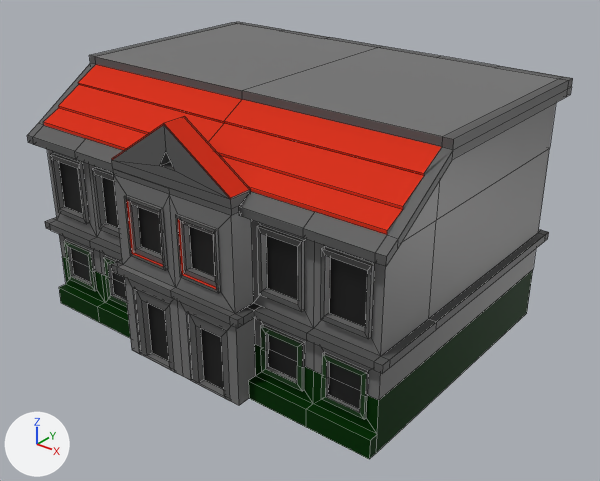
What one commit did to the Blender file Pertempuran Surabaya/Assets/Shape/Building/Rumah 3.blend.
The view is the same before and after, from a camera (50 mm lens) standing at (20.6, -25.3, 19.1) and looking at (0.9, -0.7, 3.8). The axes (+X, +Y, +Z) are drawn at lower left. The lights are the same throughout. Mesh edges are drawn as thin lines.
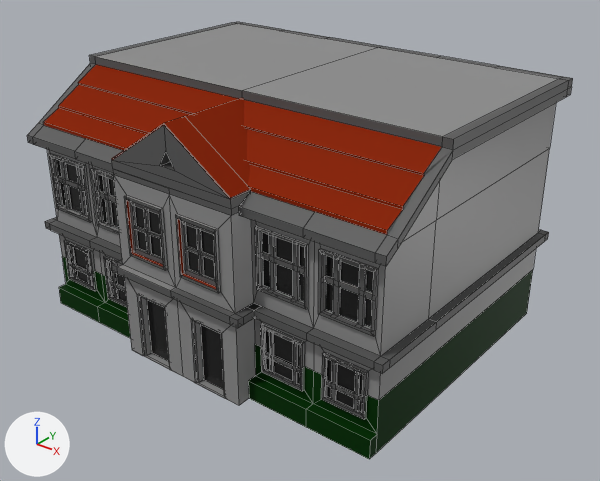
Pixel boxes (x1, y1, x2, y2) of what changed, in the pictures (600 x 481 px):
'Cube', recoloured, reshaped: (27, 22, 573, 459) in both
part 1 of me_cube, built on: (47, 149, 385, 419) in both
part 2 of me_cube, added (brown): after (185, 98, 250, 186)
part 3 of me_cube, recoloured: (64, 242, 366, 396) in both

What changed in the scene script:
```text
Change mat_material:
    mat_material.base_color: (0.163, 0.163, 0.163) -> (0.27, 0.27, 0.27)  # grey #707070 -> grey #8e8e8e
Change mat_atap:
    mat_atap.base_color: (0.687, 0.0356, 0.0152) -> (0.25, 0.0221, 0.00557)  # red #d83521 -> brown #892911
Change me_cube:
    used by ob_cube; location = (0.0, 0.0, 4.0); scale = (8.5, 6.0, 4.0)
    remove me_cube.from_pydata(...)  # 550 vertices, 537 faces; spans x -1.05..1.05, y -1.21..1.06, z -1.0..1.66
    add me_cube.from_pydata(...)  # 1080 vertices, 1001 faces; spans x -1.05..1.05, y -1.21..1.06, z -1.0..1.66
    me_cube part 1: 112 vertices moved from x -0.95..0.95, y -1.16..-0.99, z -1.0..0.8 to x -0.97..0.97, y -1.16..-1.0, z -1.0..0.79; 32 vertices removed from x -0.93..0.93, y -1.03..-0.98, z -0.64..0.75; 554 vertices added at x -0.96..0.96, y -1.16..-0.97, z -0.67..0.75
    me_cube part 2: 9 vertices added at x -0.35..0.35, y -0.4, z 1.0..1.59
    me_cube part 3: 6 faces spanning x -0.95..0.95, y -1.02, z -0.44..-0.19 switch from mat_material_002 (dark green #003501) to mat_abu_abu (dark grey #575757)
```
